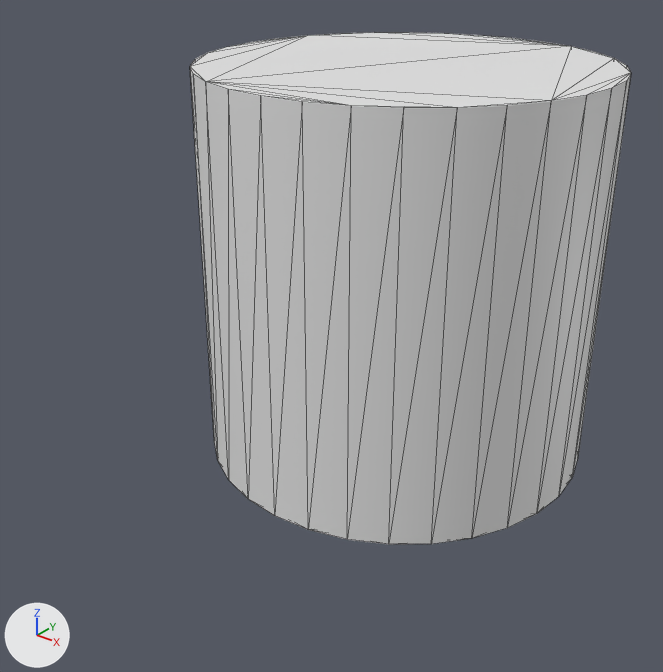
The OBJ model metro/3d_models/static_entities/road_segment.obj as it was, and as the next commit left it.
The view is the same before and after, from a 50 mm camera at (2.48, -3.66, 1.72) aimed at (0.04, -0.61, -0.17). Arrows for +X, +Y and +Z are at lower left; the lights stay in place. The first picture is the older version. Mesh edges are drawn as thin lines. Where no turn or scale is listed for an object, it has been applied to the vertices.

The first picture shows 'Cylinder_Cylinder.002'.
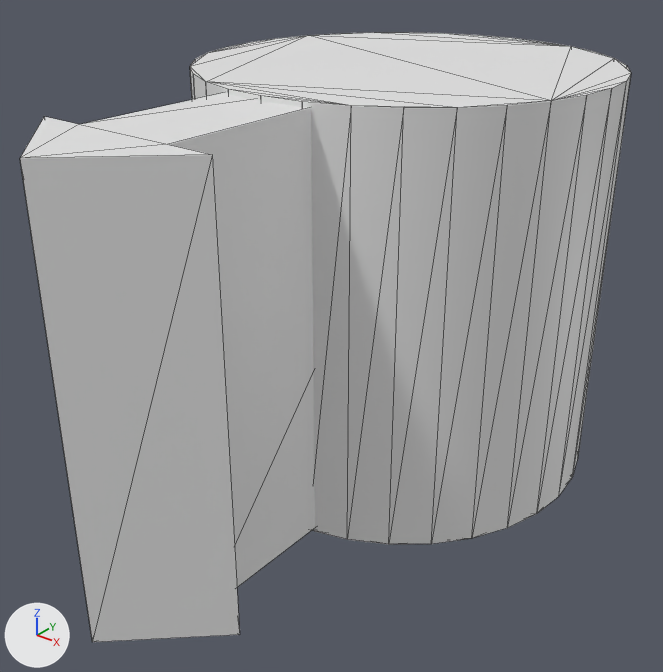
Commit message: metro: small road tweaks

Boxes [x1, y1, x2, y2] around the edits, measured in the pictures (663 x 672 px; the box of a moved part takes in the faces that stretch with it):
'Cylinder_Cylinder.002', reshaped (38% wider, 19% taller)
    before: [190, 32, 631, 544]
    after: [20, 32, 631, 642]
part 1 of me_cylinder_cylinder_002, added
    after: [20, 93, 315, 642]
part 2 of me_cylinder_cylinder_002, moved or reshaped
    both: [206, 35, 631, 101]

The change, as a diff of the scene's bpy script:
```diff
--- a/metro/3d_models/static_entities/road_segment.obj.py
+++ b/metro/3d_models/static_entities/road_segment.obj.py
@@ me_cylinder_cylinder_002 @@
 # used by ob_cylinder_cylinder_002; location = (0.0, 0.0, 0.0)
-me_cylinder_cylinder_002.from_pydata(...)  # 64 vertices, 124 faces; spans x -1.0..1.0, y -1.0..1.0, z -1.0..1.0
+me_cylinder_cylinder_002.from_pydata(...)  # 84 vertices, 160 faces; spans x -1.0..1.0, y -2.09..1.0, z -1.0..1.0
+# me_cylinder_cylinder_002 part 1: a new loose piece of 20 vertices spanning x -0.43..0.43, y -2.09..0.0, z -0.98..0.98
+# me_cylinder_cylinder_002 part 2
+# 8 faces are deleted
+# 8 new faces join them
+# other edits to the shape of me_cylinder_cylinder_002 do not show in these pictures
```
